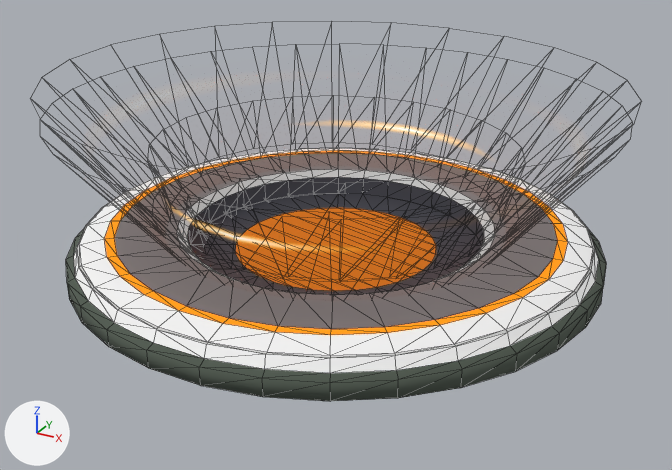
An edit to the glTF model models/teleports/teleport.glb, drawn before and after from the same camera.
One viewpoint serves both versions: a 50 mm lens placed at (2.21, -4.01, 2.11), pointed at (0.05, -0.08, 0.15). Every picture has the same lights, and +X, +Y and +Z are marked at lower left. Mesh edges are drawn as thin lines. Objects named as collision shapes, trigger or cutter boxes, shadow casters or lower levels of detail are left out. Where no turn or scale is listed for an object, it has been applied to the vertices. Vertices at the same position are counted once.
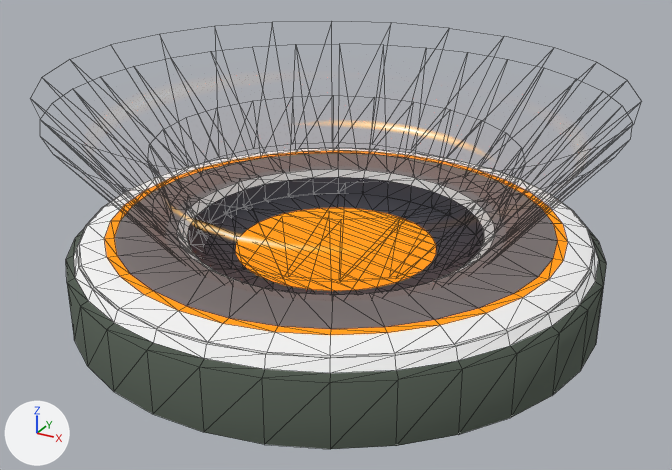
Changed parts and their boxes [x1, y1, x2, y2] in the pictures (672 x 470 px):
'Cylinder.001', reshaped (19% taller)
    before: [66, 148, 606, 401]
    after: [66, 148, 606, 449]
part 1 of me_cylinder_002, cut back
    before: [67, 278, 605, 401]
    after: [67, 278, 605, 449]
part 2 of me_cylinder_002, recoloured
    both: [235, 208, 436, 291]

What the commit changed:
me_cylinder_002 is used by ob_cylinder_001; location (0.0, 0.0, 0.0).
me_cylinder_002 had 448 vertices, 798 faces and spanned x -1.43..1.43, y -1.43..1.43, z -0.01..0.83.
me_cylinder_002 now has 416 vertices, 734 faces and spans x -1.43..1.43, y -1.43..1.43, z -0.24..0.83.
Part 1, on me_cylinder_002:
64 vertices are removed from x -1.4..1.4, y -1.4..1.4, z -0.01.
128 faces are deleted.
32 new vertices lie (0.0, 0.0, -0.32) away from vertices in x -1.4..1.4, y -1.4..1.4, z 0.08.
64 new faces join them, mat_atlassolid (picture img_genesis_tx).
me_cylinder_002 part 2: 30 faces spanning x -0.54..0.54, y -0.54..0.54, z 0.05 switch from mat_atlassolid (picture img_genesis_tx) to mat_atlaslight.
